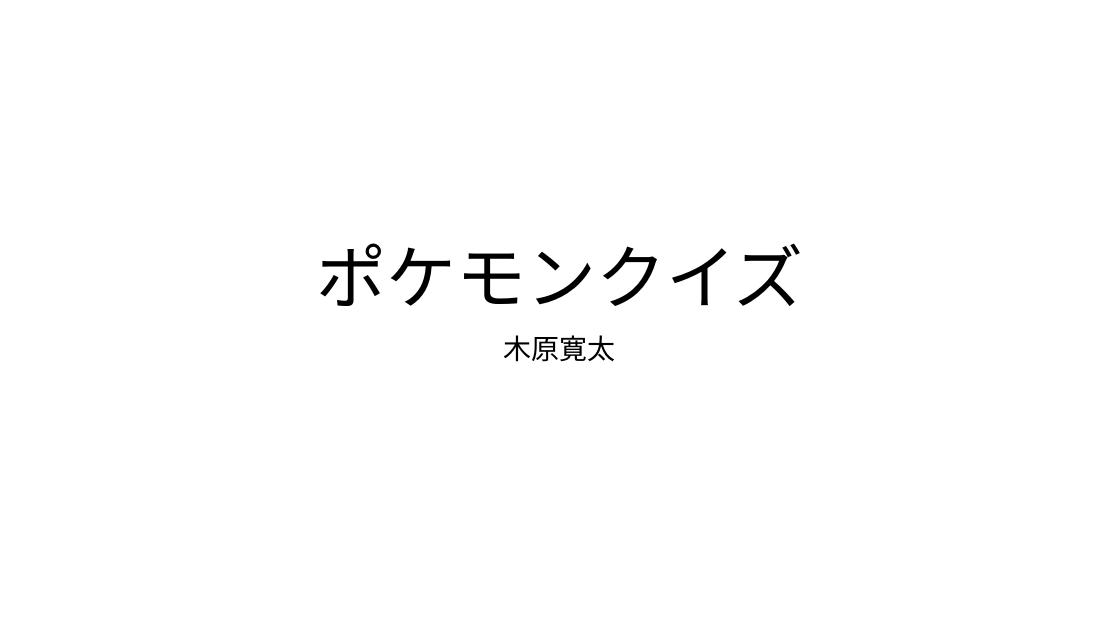
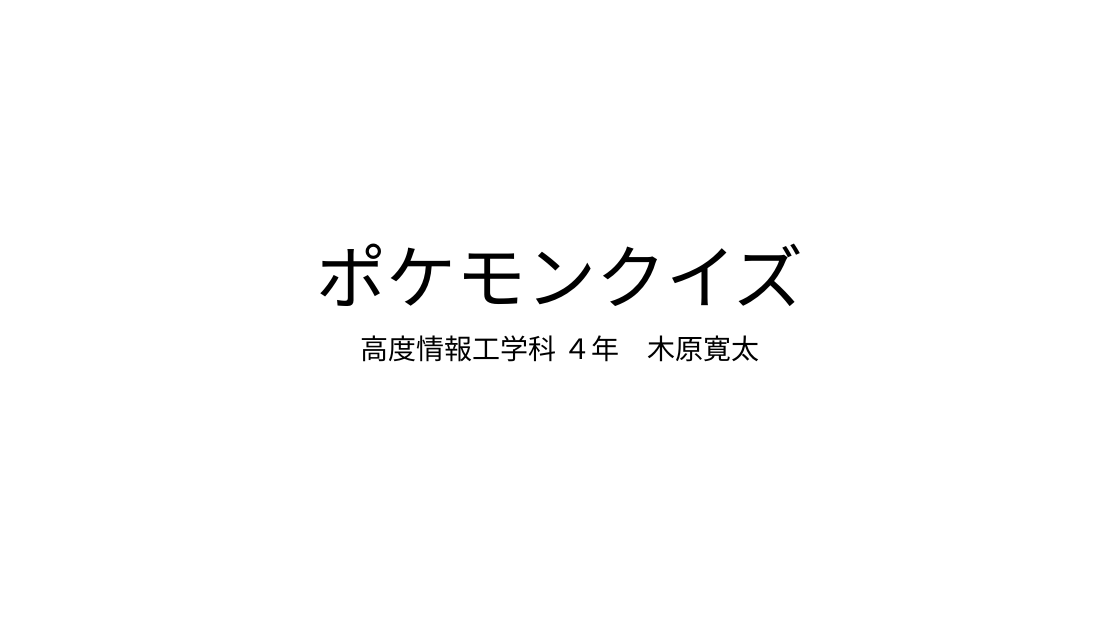
Before and after one commit to kantaaaaaa/Pokemon_Quiz, a slide deck: slide 1 of ポケモンクイズ_木原寛太.pptx. Drawn at 1120x630 pixels with LibreOffice and Linux fonts; fonts in the diff are those of the drawing. Boxes give left, top, right and bottom in pixels: in the first picture for what was removed or moved away, otherwise in the second. Text is boxed around its words. In the diff, an @@ line names an element or a change of style, - is before the commit and + after.

```diff
--- a/ポケモンクイズ_木原寛太.pptx
+++ b/ポケモンクイズ_木原寛太.pptx
@@ subtitle at (361,335,759,362): text changed @@
-木原寛太
+高度情報工学科 ４年 木原寛太
```
Also in this commit, not shown: 2 slides added, 1 slide removed, 1 other file.
